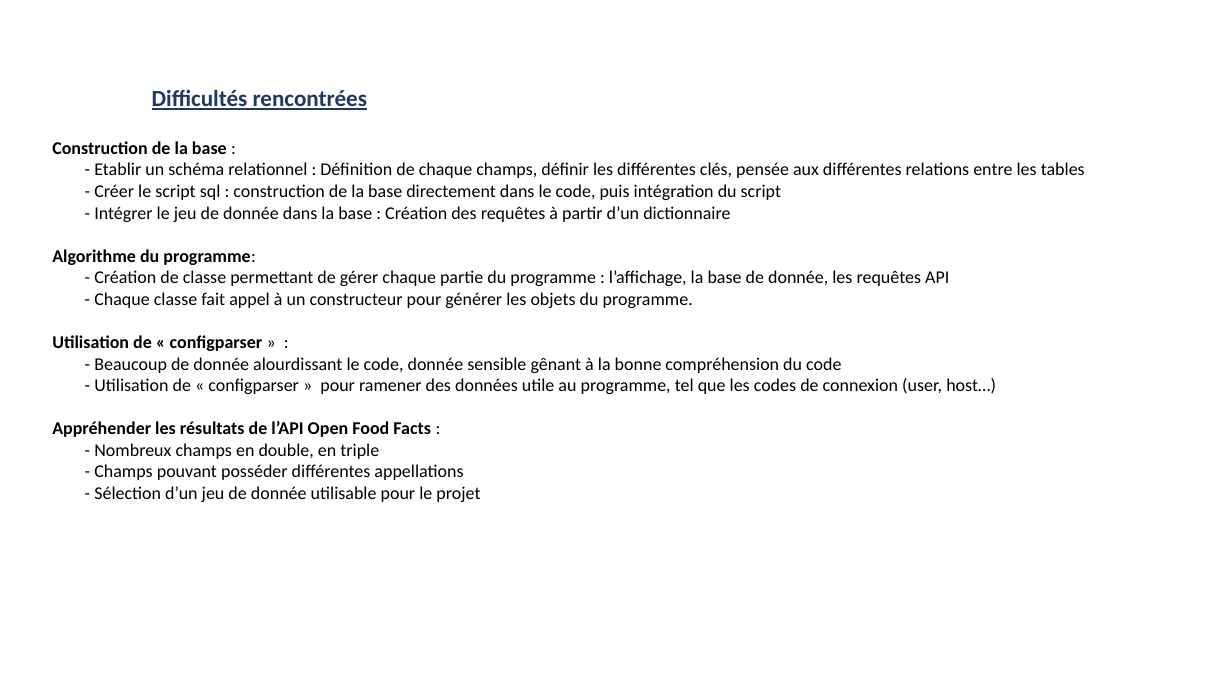
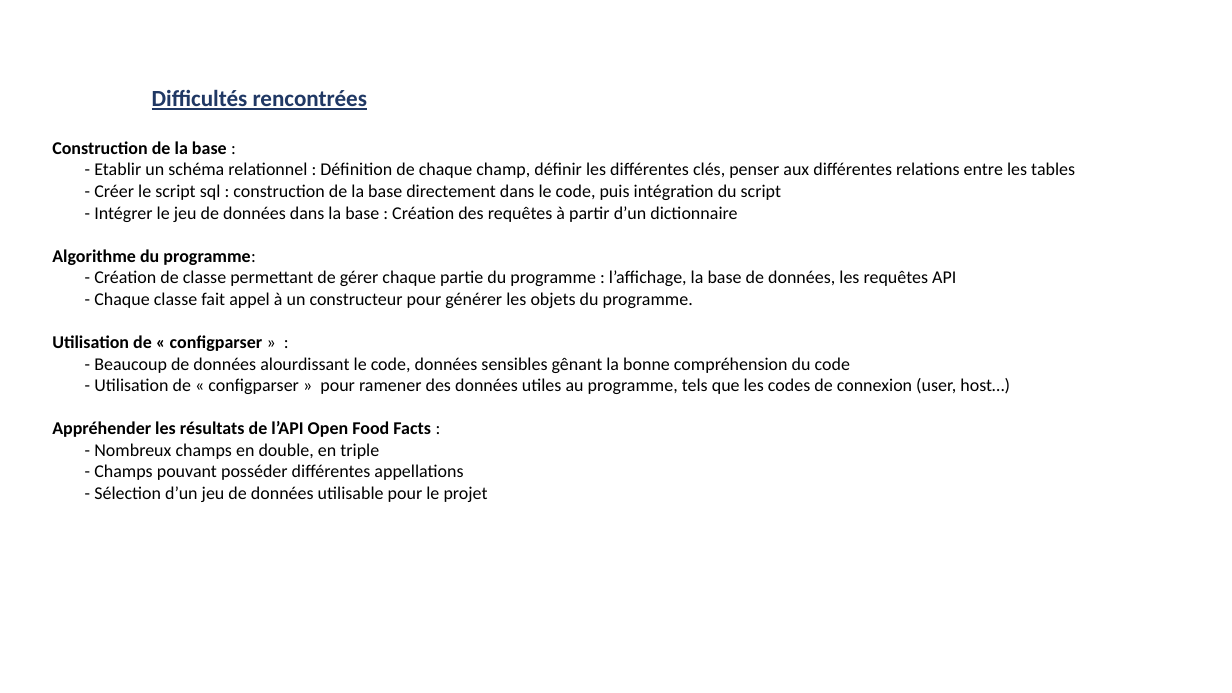
Before and after one commit to ZasshuNeko/OC-Projet_5, a slide deck: slide 4 of Documents/Présentation - OC - Projet n°5.pptx. Drawn at 1232x693 pixels with LibreOffice and Linux fonts; fonts in the diff are those of the drawing; background and template pictures are left out. Boxes give left, top, right and bottom in pixels: in the first picture for what was removed or moved away, otherwise in the second. Text is boxed around its words. In the diff, an @@ line names an element or a change of style, - is before the commit and + after.

```diff
--- a/Documents/Présentation - OC - Projet n°5.pptx
+++ b/Documents/Présentation - OC - Projet n°5.pptx
@@ text at bbox=[94, 162, 1075, 178]: text changed @@
-- Etablir un schéma relationnel : Définition de chaque champs, définir les différentes clés, pensée aux différentes relations entre les tables
+- Etablir un schéma relationnel : Définition de chaque champ, définir les différentes clés, penser aux différentes relations entre les tables
@@ text at bbox=[94, 206, 737, 222]: text changed @@
-- Intégrer le jeu de donnée dans la base : Création des requêtes à partir d’un dictionnaire
+- Intégrer le jeu de données dans la base : Création des requêtes à partir d’un dictionnaire
@@ text at bbox=[94, 270, 956, 286]: text changed @@
-- Création de classe permettant de gérer chaque partie du programme : l’affichage, la base de donnée, les requêtes API
+- Création de classe permettant de gérer chaque partie du programme : l’affichage, la base de données, les requêtes API
@@ text at bbox=[94, 357, 1010, 394]: text changed @@
-- Beaucoup de donnée alourdissant le code, donnée sensible gênant à la bonne compréhension du code
-- Utilisation de « configparser » pour ramener des données utile au programme, tel que les codes de connexion (user, host…)
+- Beaucoup de données alourdissant le code, données sensibles gênant la bonne compréhension du code
+- Utilisation de « configparser » pour ramener des données utiles au programme, tels que les codes de connexion (user, host…)
@@ text at bbox=[94, 486, 488, 502]: text changed @@
-- Sélection d’un jeu de donnée utilisable pour le projet
+- Sélection d’un jeu de données utilisable pour le projet
```
Also in this commit, not shown: 7 other slides changed, 9 other files.
